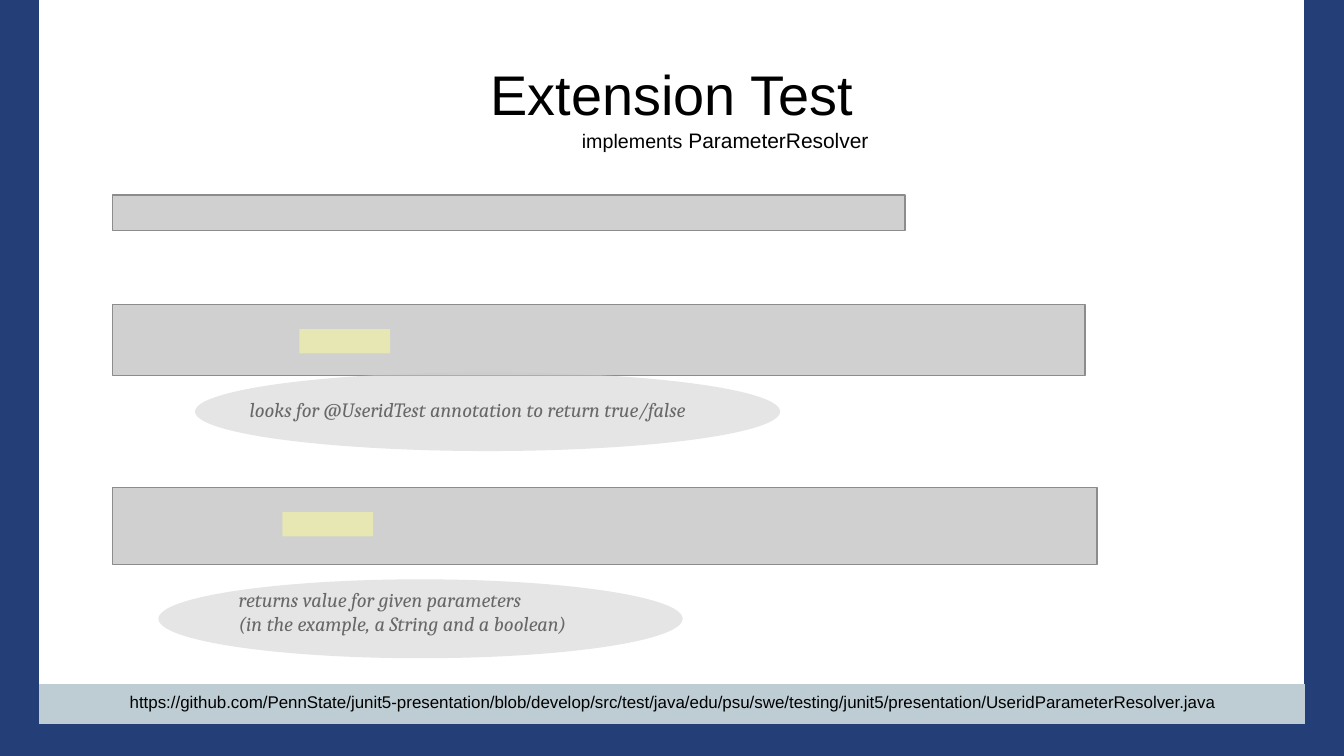
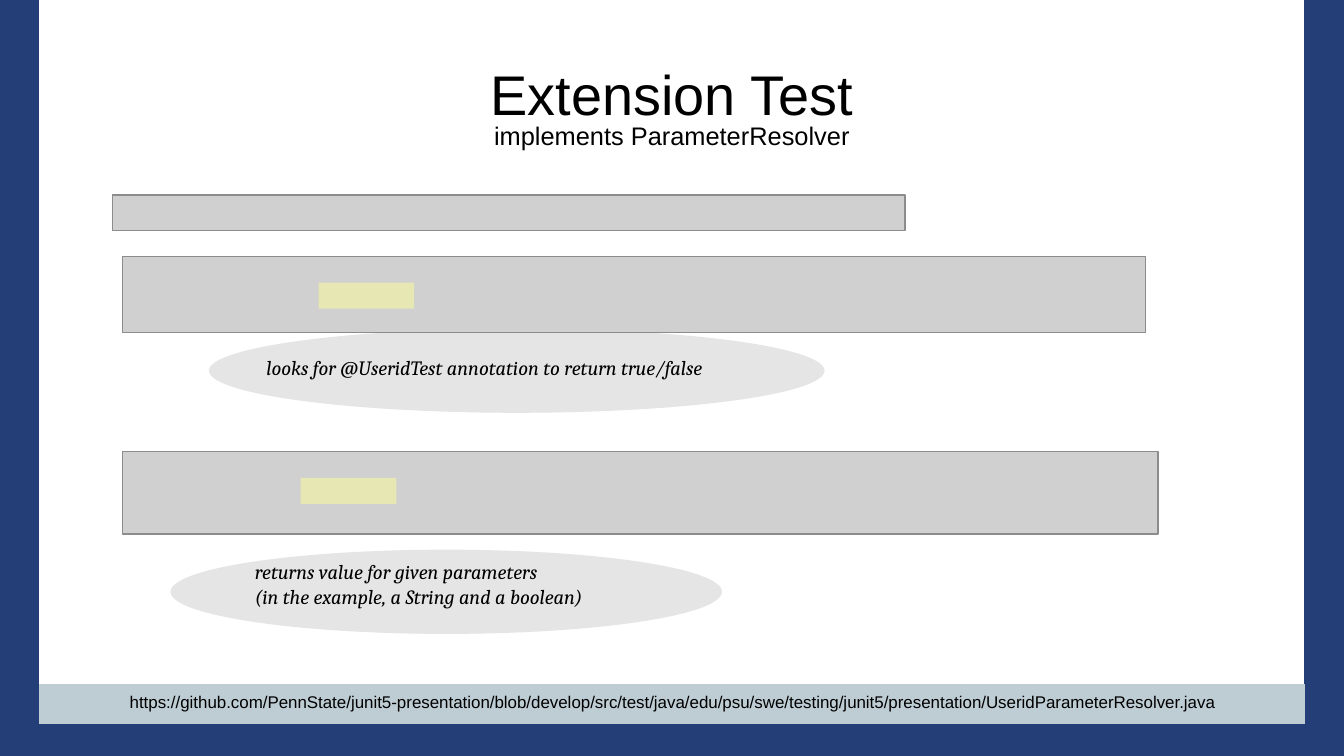
Before and after one commit to PennState/junit5-presentation, a slide deck: slide 49 of src/site/presentation/Junit5_Presentation_JavaOne_2016.odp (slide 44 before the commit). Drawn at 1344x756 pixels with LibreOffice and Linux fonts; fonts in the diff are those of the drawing; grey boxes stand for pictures; background and template pictures are left out. Boxes give left, top, right and bottom in pixels: in the first picture for what was removed or moved away, otherwise in the second. Text is boxed around its words. In the diff, an @@ line names an element or a change of style, - is before the commit and + after.

```diff
--- a/src/site/presentation/Junit5_Presentation_JavaOne_2016.odp
+++ b/src/site/presentation/Junit5_Presentation_JavaOne_2016.odp
@@ title "implements ParameterResolver": place and size @@
-title "implements ParameterResolver" at (582,132,868,152)
+title "implements ParameterResolver" at (494,126,850,151)
@@ title "implements ParameterResolver" at (494,126,850,151): size 11.6 to 15 pt in "implements"; size 12.4 to 15 pt in "ParameterResolver"; alignment left to centre; indent changed; vertical alignment top to middle @@
@@ picture: place and size @@
-picture at (113,305,1085,376)
+picture at (122,257,1145,333)
@@ rectangle: place and size @@
-rectangle at (300,329,390,354)
+rectangle at (318,283,413,309)
@@ ellipse: place and size @@
-ellipse at (195,372,781,451)
+ellipse at (209,329,824,413)
@@ title "looks for @UseridTest annotation to ...": place and size @@
-title "looks for @UseridTest annotation to ..." at (250,403,685,422)
+title "looks for @UseridTest annotation to ..." at (266,361,702,380)
@@ picture: place and size @@
-picture at (113,488,1098,565)
+picture at (122,451,1159,534)
@@ rectangle: place and size @@
-rectangle at (283,512,373,537)
+rectangle at (301,478,396,504)
@@ ellipse: place and size @@
-ellipse at (159,579,683,659)
+ellipse at (171,550,722,634)
@@ title "returns value for given parameters ...": place and size @@
-title "returns value for given parameters ..." at (239,593,566,636)
+title "returns value for given parameters ..." at (255,565,582,609)
```
Also in this commit, not shown: 46 other slides changed, 18 slides added, 8 slides removed.
